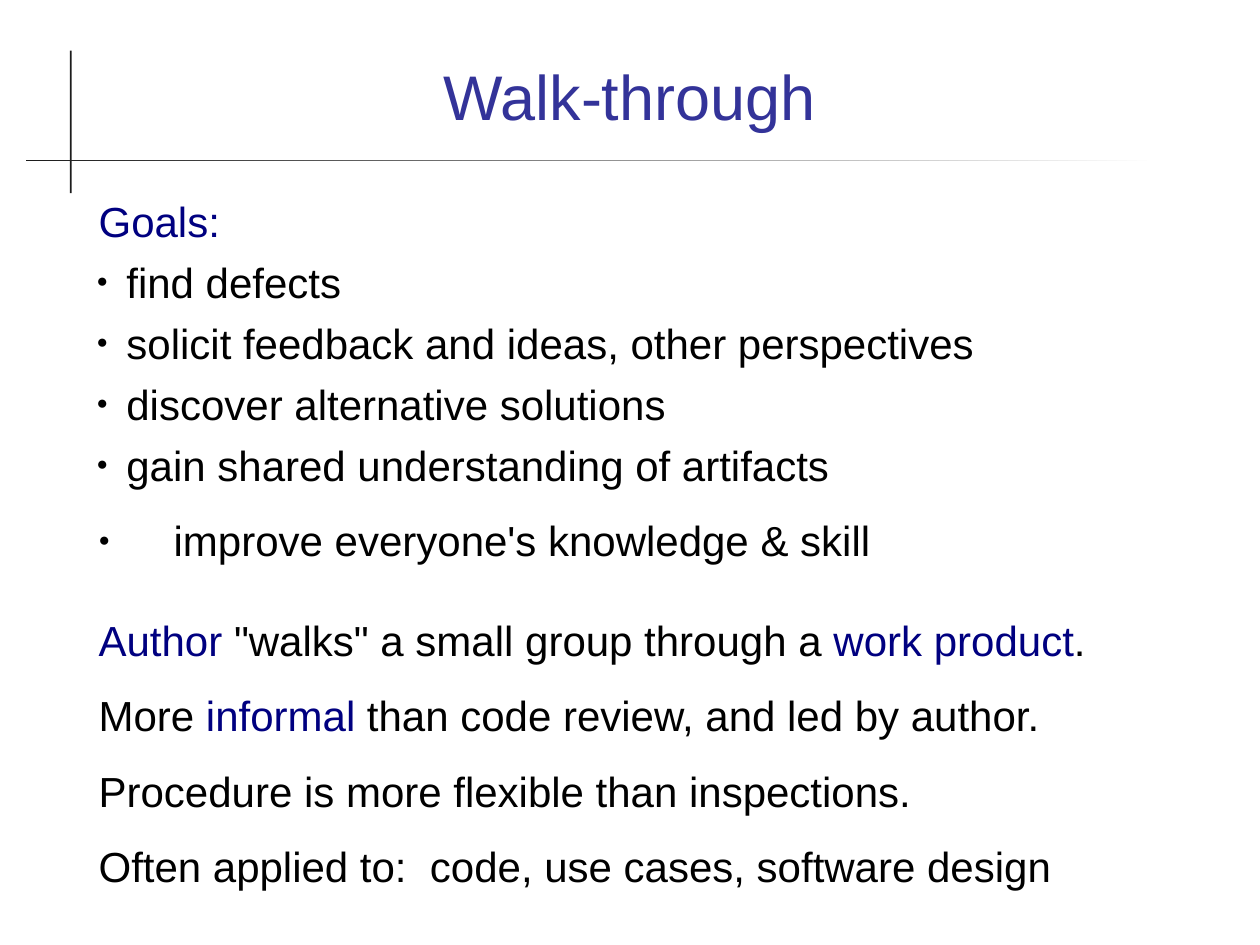
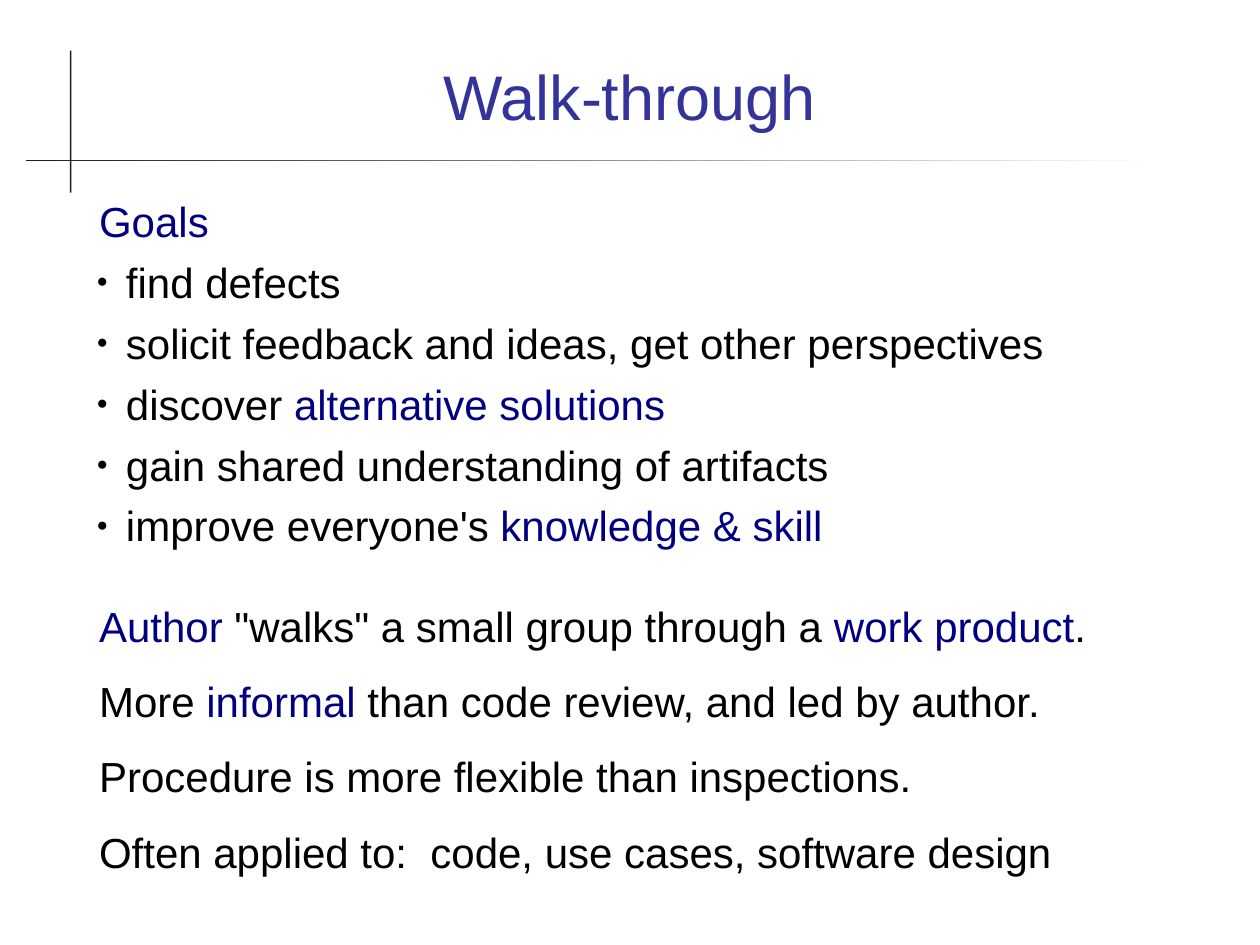
Before and after one commit to cpske/ISP, a slide deck: slide 21 of code-review/Reviews.ppt. Drawn at 1260x945 pixels with LibreOffice and Linux fonts; fonts in the diff are those of the drawing. Boxes give left, top, right and bottom in pixels: in the first picture for what was removed or moved away, otherwise in the second. Text is boxed around its words. In the diff, an @@ line names an element or a change of style, - is before the commit and + after.

```diff
--- a/code-review/Reviews.ppt
+++ b/code-review/Reviews.ppt
@@ text at bbox=[99, 206, 209, 238]: text changed @@
-Goals:
+Goals
@@ text at bbox=[99, 267, 1086, 876]: text colour #000000 to #000080 in "alternative solutions", "knowledge & skill"; indent changed; less space between paragraphs @@
@@ text at bbox=[126, 328, 1043, 367]: text changed @@
-● solicit feedback and ideas, other perspectives
+● solicit feedback and ideas, get other perspectives
```
Also in this commit, not shown: 17 other slides changed, 6 other files.
